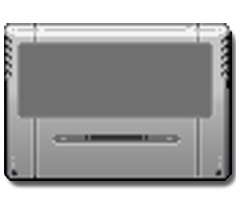
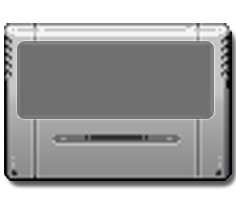
Layer changes from the first (236, 204) image to the second:
added layer "Label" in group "Cartridge" over (19, 43, 212, 117)